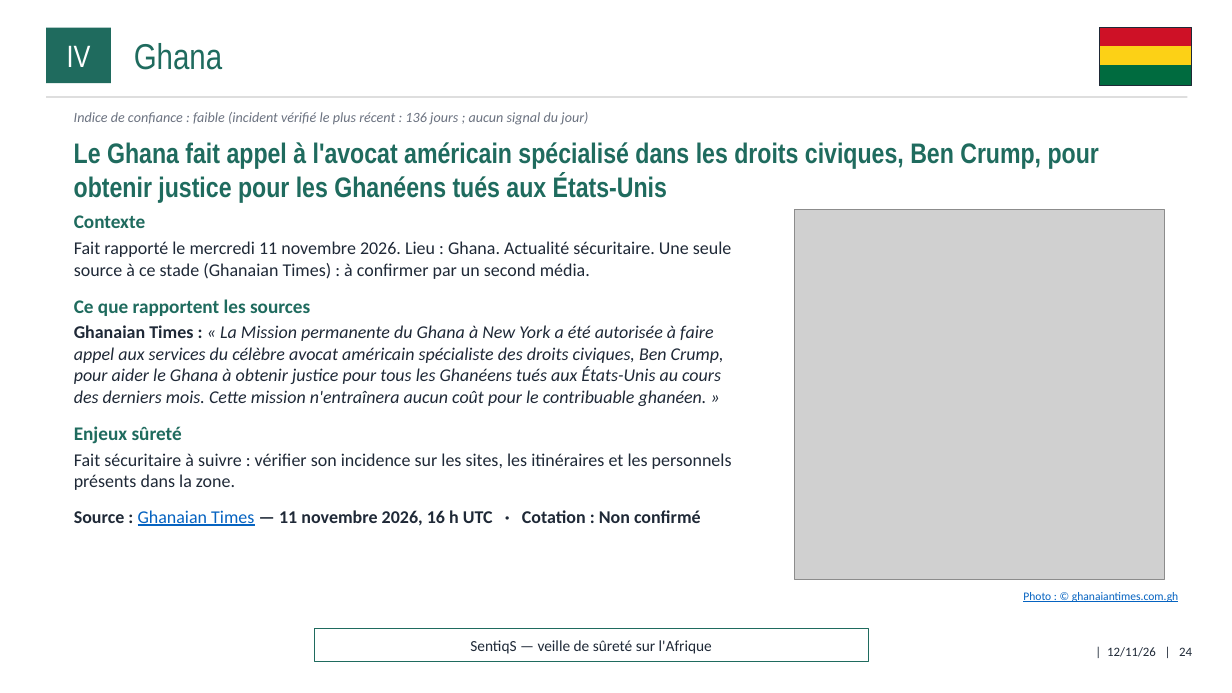
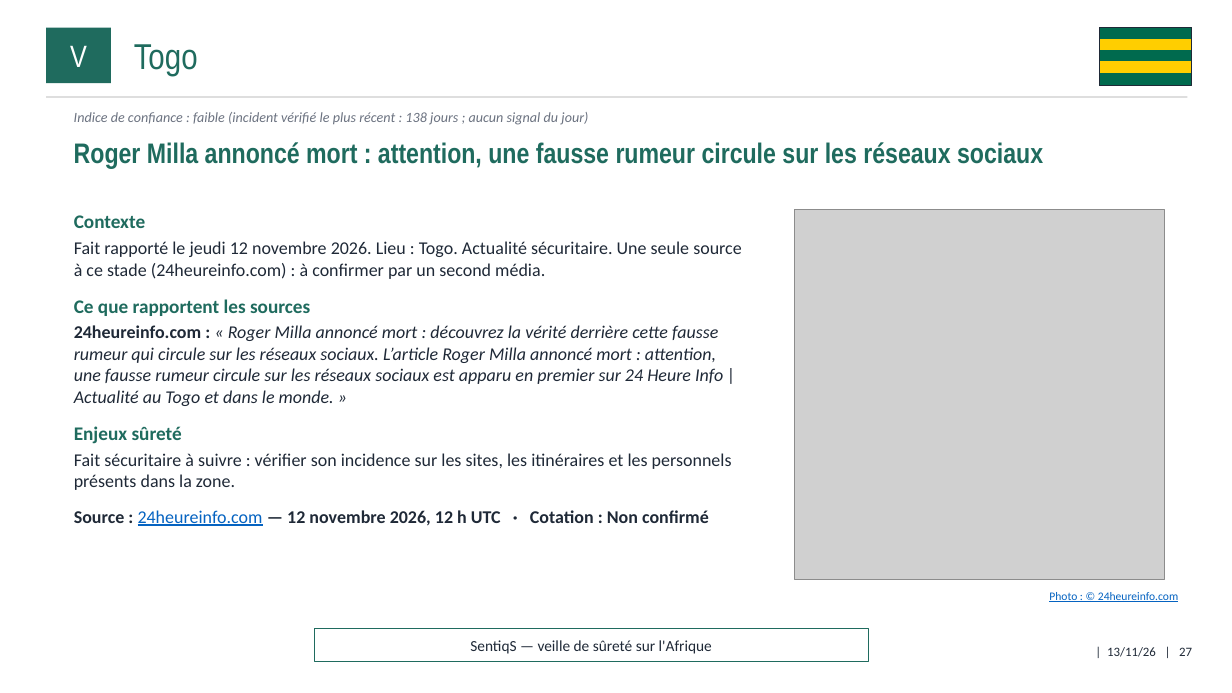
Before and after one commit to ytl1-ops/SentiqS, a slide deck: slide 27 of web/rapports/mensuel/2026-11.pptx (slide 24 before the commit). Drawn at 1232x693 pixels with LibreOffice and Linux fonts; fonts in the diff are those of the drawing; grey boxes stand for pictures. Boxes give left, top, right and bottom in pixels: in the first picture for what was removed or moved away, otherwise in the second. Text is boxed around its words. In the diff, an @@ line names an element or a change of style, - is before the commit and + after.

```diff
--- a/web/rapports/mensuel/2026-11.pptx
+++ b/web/rapports/mensuel/2026-11.pptx
@@ rectangle resized from (x1=1100, y1=28, x2=1191, y2=47) to (x1=1100, y1=28, x2=1191, y2=39) @@
@@ rectangle at (x1=1100, y1=28, x2=1191, y2=39): fill #CE1126 to #006A4E; outline #CE1126 1 pt to #006A4E 1 pt @@
@@ text in rectangle at (x1=70, y1=45, x2=87, y2=67): text changed @@
-IV
+V
@@ text at (x1=134, y1=44, x2=198, y2=77): text changed @@
-Ghana
+Togo
@@ rectangle resized from (x1=1100, y1=47, x2=1191, y2=67) to (x1=1100, y1=51, x2=1191, y2=62) @@
@@ rectangle at (x1=1100, y1=51, x2=1191, y2=62): fill #FCD116 to #006A4E; outline #FCD116 1 pt to #006A4E 1 pt @@
@@ rectangle added at (x1=1100, y1=39, x2=1191, y2=50), fill #FFCE00, outline #FFCE00 1 pt @@
@@ rectangle resized from (x1=1100, y1=66, x2=1191, y2=85) to (x1=1100, y1=74, x2=1191, y2=85) @@
@@ rectangle at (x1=1100, y1=74, x2=1191, y2=85): fill #006B3F to #006A4E; outline #006B3F 1 pt to #006A4E 1 pt @@
@@ rectangle added at (x1=1100, y1=62, x2=1191, y2=73), fill #FFCE00, outline #FFCE00 1 pt @@
@@ text at (x1=74, y1=112, x2=588, y2=125): text changed @@
-Indice de confiance : faible (incident vérifié le plus récent : 136 jours ; aucun signal du jour)
+Indice de confiance : faible (incident vérifié le plus récent : 138 jours ; aucun signal du jour)
@@ text at (x1=74, y1=142, x2=1043, y2=169): text changed @@
-Le Ghana fait appel à l'avocat américain spécialisé dans les droits civiques, Ben Crump, pour obtenir justice pour les Ghanéens tués aux États-Unis
+Roger Milla annoncé mort : attention, une fausse rumeur circule sur les réseaux sociaux
@@ text at (x1=74, y1=241, x2=742, y2=279): text changed @@
-Fait rapporté le mercredi 11 novembre 2026. Lieu : Ghana. Actualité sécuritaire. Une seule source à ce stade (Ghanaian Times) : à confirmer par un second média.
+Fait rapporté le jeudi 12 novembre 2026. Lieu : Togo. Actualité sécuritaire. Une seule source à ce stade (24heureinfo.com) : à confirmer par un second média.
@@ text at (x1=74, y1=325, x2=723, y2=406): text changed @@
-Ghanaian Times : « La Mission permanente du Ghana à New York a été autorisée à faire appel aux services du célèbre avocat américain spécialiste des droits civiques, Ben Crump, pour aider le Ghana à obtenir justice pour tous les Ghanéens tués aux États-Unis au cours des derniers mois. Cette mission n'entraînera aucun coût pour le contribuable ghanéen. »
+24heureinfo.com : « Roger Milla annoncé mort : découvrez la vérité derrière cette fausse rumeur qui circule sur les réseaux sociaux. L’article Roger Milla annoncé mort : attention, une fausse rumeur circule sur les réseaux sociaux est apparu en premier sur 24 Heure Info | Actualité au Togo et dans le monde. »
@@ text at (x1=74, y1=510, x2=709, y2=526): text changed @@
-Source : Ghanaian Times — 11 novembre 2026, 16 h UTC · Cotation : Non confirmé
+Source : 24heureinfo.com — 12 novembre 2026, 12 h UTC · Cotation : Non confirmé
@@ text at (x1=1049, y1=592, x2=1178, y2=602): text changed @@
-Photo : © ghanaiantimes.com.gh
+Photo : © 24heureinfo.com
@@ text at (x1=1107, y1=647, x2=1192, y2=657): text changed @@
-| 12/11/26 | 24
+| 13/11/26 | 27
```
Also in this commit, not shown: 40 other slides changed, 1 slide added, 11 other files.
